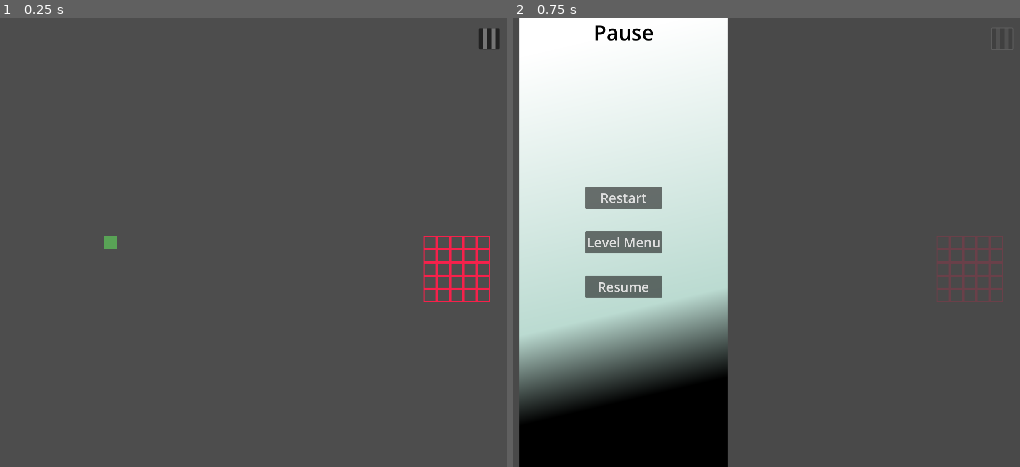
Above: before the commit, frames 1-2 (left to right).
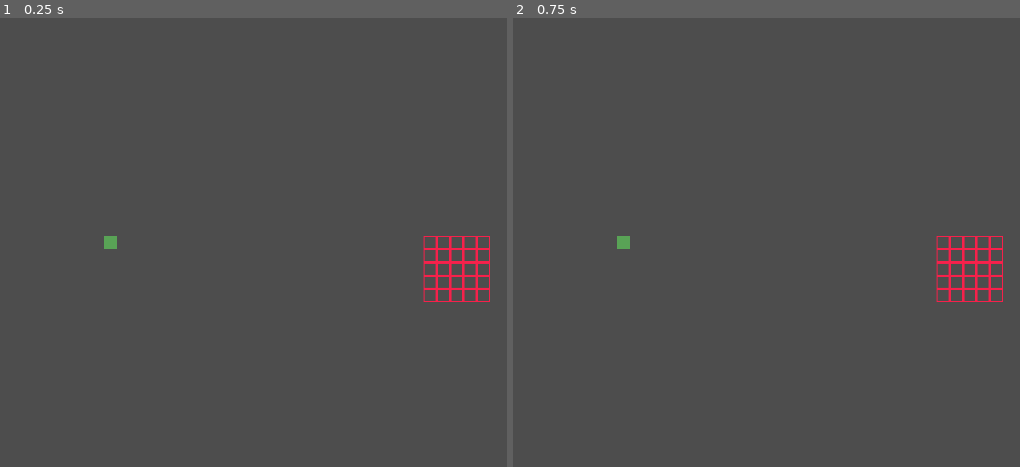
Above: after the commit, the same moments.

Repository: ChubbySquirrel/Perception-is-illusion
Game: Godot game, scene res://Scenes/Entities/player.tscn
Same seed, same stepped clock (60 frames per second), same inputs: the game is played once before the commit and once after it. This scene is started directly instead of the project's main scene. The engine's default icon, where the game draws it, is replaced by a stand-in: a white triangle on a blue panel in a dark square.
Inputs (mouse positions are in pixels of both pictures, inside the frame that each line leads up to):
- Up to frame 1 (0.25 s): no input
- Up to frame 2 (0.75 s): click (999, 40) at 0.52 s

The runs differ from the first frame. In frame 1, 0.2% of the frame differs, in the area x 94-99%, y 2-7%; in frame 2, 40%, in the area x 1-97%, y 0-100%.

Commit message:
Fixed the menus and the stones being clickable with spacebar. Also added a death effect for getting stuck in walls.

Diff:
--- a/Scenes/Entities/player.tscn
+++ b/Scenes/Entities/player.tscn
@@ -1,124 +1,37 @@
-[gd_scene load_steps=8 format=3 uid="uid://dxnwu5mg4clyw"]
+[gd_scene load_steps=5 format=3 uid="uid://dxnwu5mg4clyw"]
 
 [ext_resource type="Script" uid="uid://dml2t80hernuo" path="res://Scripts/Entities/player.gd" id="1_blnjl"]
-[ext_resource type="PackedScene" uid="uid://c7nlgpkgvlnc4" path="res://Scenes/UI/pause_menu.tscn" id="2_nqm6o"]
-[ext_resource type="Script" uid="uid://doduxppvknnbp" path="res://Scripts/UI/player_ui.gd" id="2_qbyki"]
-[ext_resource type="PackedScene" uid="uid://cd12x6je2vf0o" path="res://Scenes/UI/sucess_screen.tscn" id="4_svftf"]
-[ext_resource type="PackedScene" uid="uid://cmc2c5o77x4fu" path="res://Scenes/UI/death_screen.tscn" id="5_a1rq5"]
 [ext_resource type="PackedScene" uid="uid://dcjax1tgha50o" path="res://Scenes/Bracer.tscn" id="6_yqx0t"]
 
 [sub_resource type="RectangleShape2D" id="RectangleShape2D_sh265"]
 size = Vector2(32, 32)
 
-[node name="player" type="CharacterBody2D" node_paths=PackedStringArray("sucess_view", "go", "b") groups=["Player"]]
+[sub_resource type="RectangleShape2D" id="RectangleShape2D_yqx0t"]
+size = Vector2(16, 16)
+
+[node name="player" type="CharacterBody2D" node_paths=PackedStringArray("b") groups=["Player"]]
 z_index = 1
 motion_mode = 1
 script = ExtResource("1_blnjl")
-sucess_view = NodePath("Camera2D/Control/SucessScreen")
-go = NodePath("Camera2D/Control/DeathScreen")
 b = NodePath("Bracer")
 
 [node name="CollisionShape2D" type="CollisionShape2D" parent="."]
-visible = false
 shape = SubResource("RectangleShape2D_sh265")
 
 [node name="Polygon2D" type="Polygon2D" parent="."]
 color = Color(0.352261, 0.641023, 0.341156, 1)
 polygon = PackedVector2Array(-16, -16, 16, -16, 16, 16, -16, 16)
 
+[node name="Area2D" type="Area2D" parent="."]
+
+[node name="CollisionShape2D" type="CollisionShape2D" parent="Area2D"]
+shape = SubResource("RectangleShape2D_yqx0t")
+
 [node name="Camera2D" type="Camera2D" parent="."]
-
-[node name="Control" type="Control" parent="Camera2D" node_paths=PackedStringArray("pause_menu")]
-custom_minimum_size = Vector2(1920, 1080)
-layout_mode = 3
-anchors_preset = 8
-anchor_left = 0.5
-anchor_top = 0.5
-anchor_right = 0.5
-anchor_bottom = 0.5
-offset_left = -960.0
-offset_top = -540.0
-offset_right = 960.0
-offset_bottom = 540.0
-grow_horizontal = 2
-grow_vertical = 2
-mouse_filter = 1
-script = ExtResource("2_qbyki")
-pause_menu = NodePath("PauseMenu")
-
-[node name="MarginContainer" type="MarginContainer" parent="Camera2D/Control"]
-layout_mode = 1
-anchors_preset = 1
-anchor_left = 1.0
-anchor_right = 1.0
-offset_left = -40.0
-offset_bottom = 40.0
-grow_horizontal = 0
-theme_override_constants/margin_left = 25
-theme_override_constants/margin_top = 25
-theme_override_constants/margin_right = 25
-theme_override_constants/margin_bottom = 25
-
-[node name="Panel" type="Panel" parent="Camera2D/Control/MarginContainer"]
-custom_minimum_size = Vector2(50, 50)
-layout_mode = 2
-mouse_filter = 1
-
-[node name="HBoxContainer" type="HBoxContainer" parent="Camera2D/Control/MarginContainer/Panel"]
-layout_mode = 1
-anchors_preset = 15
-anchor_right = 1.0
-anchor_bottom = 1.0
-grow_horizontal = 2
-grow_vertical = 2
-theme_override_constants/separation = 10
-alignment = 1
-
-[node name="Panel" type="Panel" parent="Camera2D/Control/MarginContainer/Panel/HBoxContainer"]
-custom_minimum_size = Vector2(10, 0)
-layout_mode = 2
-mouse_filter = 1
-
-[node name="ColorRect" type="ColorRect" parent="Camera2D/Control/MarginContainer/Panel/HBoxContainer/Panel"]
-layout_mode = 1
-anchors_preset = 15
-anchor_right = 1.0
-anchor_bottom = 1.0
-grow_horizontal = 2
-grow_vertical = 2
-mouse_filter = 1
-
-[node name="Panel2" type="Panel" parent="Camera2D/Control/MarginContainer/Panel/HBoxContainer"]
-custom_minimum_size = Vector2(10, 0)
-layout_mode = 2
-mouse_filter = 1
-
-[node name="ColorRect" type="ColorRect" parent="Camera2D/Control/MarginContainer/Panel/HBoxContainer/Panel2"]
-layout_mode = 1
-anchors_preset = 15
-anchor_right = 1.0
-anchor_bottom = 1.0
-grow_horizontal = 2
-grow_vertical = 2
-mouse_filter = 1
-
-[node name="Button" type="Button" parent="Camera2D/Control/MarginContainer"]
-layout_mode = 2
-
-[node name="PauseMenu" parent="Camera2D/Control" instance=ExtResource("2_nqm6o")]
-visible = false
-layout_mode = 1
-
-[node name="SucessScreen" parent="Camera2D/Control" instance=ExtResource("4_svftf")]
-visible = false
-layout_mode = 1
-
-[node name="DeathScreen" parent="Camera2D/Control" instance=ExtResource("5_a1rq5")]
-visible = false
-layout_mode = 1
 
 [node name="Bracer" parent="." node_paths=PackedStringArray("player") instance=ExtResource("6_yqx0t")]
 position = Vector2(384, 0)
 player = NodePath("..")
 
-[connection signal="button_down" from="Camera2D/Control/MarginContainer/Button" to="Camera2D/Control" method="show_pause_menu"]
+[connection signal="body_entered" from="Area2D" to="." method="_on_area_2d_body_entered"]
+[connection signal="body_exited" from="Area2D" to="." method="_on_area_2d_body_exited"]
--- a/Scenes/Level_Generation/level_handler.tscn
+++ b/Scenes/Level_Generation/level_handler.tscn
@@ -1,19 +1,122 @@
-[gd_scene load_steps=4 format=3 uid="uid://dw035tk2q5axt"]
+[gd_scene load_steps=9 format=3 uid="uid://dw035tk2q5axt"]
 
 [ext_resource type="Script" uid="uid://c2g5xm8k8e0vc" path="res://Scripts/Level_Generation/level_handler.gd" id="1_xogbl"]
 [ext_resource type="Script" uid="uid://botoni6s141qf" path="res://Scripts/Level_Generation/grid.gd" id="2_ws83c"]
 [ext_resource type="Script" uid="uid://dvluiguns7rd8" path="res://stone_group_manager.gd" id="3_ws83c"]
+[ext_resource type="Script" uid="uid://doduxppvknnbp" path="res://Scripts/UI/player_ui.gd" id="4_7n7ud"]
+[ext_resource type="PackedScene" uid="uid://cd12x6je2vf0o" path="res://Scenes/UI/sucess_screen.tscn" id="5_x4mtp"]
+[ext_resource type="PackedScene" uid="uid://cmc2c5o77x4fu" path="res://Scenes/UI/death_screen.tscn" id="6_4q8bl"]
+[ext_resource type="PackedScene" uid="uid://osm34xkrkas8" path="res://Scenes/UI/main_menu.tscn" id="6_x4mtp"]
+[ext_resource type="PackedScene" uid="uid://c7nlgpkgvlnc4" path="res://Scenes/UI/pause_menu.tscn" id="7_n4a7i"]
 
-[node name="level_handler" type="Node" node_paths=PackedStringArray("grid", "stone_manager")]
+[node name="level_handler" type="Node" node_paths=PackedStringArray("grid", "stone_manager", "success_screen", "death_screen")]
 script = ExtResource("1_xogbl")
 grid = NodePath("Grid")
 stone_manager = NodePath("StoneGroupManager")
+success_screen = NodePath("CanvasLayer/Control/SucessScreen")
+death_screen = NodePath("CanvasLayer/Control/DeathScreen")
 
-[node name="Grid" type="Node" parent="."]
+[node name="Grid" type="Node" parent="." node_paths=PackedStringArray("level_handler")]
 script = ExtResource("2_ws83c")
+level_handler = NodePath("..")
 
 [node name="StoneGroupManager" type="Node" parent="."]
 script = ExtResource("3_ws83c")
 metadata/_custom_type_script = "uid://dvluiguns7rd8"
 
+[node name="CanvasLayer" type="CanvasLayer" parent="."]
+
+[node name="Control" type="Control" parent="CanvasLayer" node_paths=PackedStringArray("pause_menu")]
+custom_minimum_size = Vector2(1920, 1080)
+layout_mode = 3
+anchors_preset = 8
+anchor_left = 0.5
+anchor_top = 0.5
+anchor_right = 0.5
+anchor_bottom = 0.5
+offset_left = -960.0
+offset_top = -540.0
+offset_right = 960.0
+offset_bottom = 540.0
+grow_horizontal = 2
+grow_vertical = 2
+mouse_filter = 2
+script = ExtResource("4_7n7ud")
+pause_menu = NodePath("PauseMenu")
+
+[node name="MarginContainer" type="MarginContainer" parent="CanvasLayer/Control"]
+layout_mode = 1
+anchors_preset = 1
+anchor_left = 1.0
+anchor_right = 1.0
+offset_left = -40.0
+offset_bottom = 40.0
+grow_horizontal = 0
+theme_override_constants/margin_left = 25
+theme_override_constants/margin_top = 25
+theme_override_constants/margin_right = 25
+theme_override_constants/margin_bottom = 25
+
+[node name="Panel" type="Panel" parent="CanvasLayer/Control/MarginContainer"]
+custom_minimum_size = Vector2(50, 50)
+layout_mode = 2
+mouse_filter = 1
+
+[node name="HBoxContainer" type="HBoxContainer" parent="CanvasLayer/Control/MarginContainer/Panel"]
+layout_mode = 1
+anchors_preset = 15
+anchor_right = 1.0
+anchor_bottom = 1.0
+grow_horizontal = 2
+grow_vertical = 2
+theme_override_constants/separation = 10
+alignment = 1
+
+[node name="Panel" type="Panel" parent="CanvasLayer/Control/MarginContainer/Panel/HBoxContainer"]
+custom_minimum_size = Vector2(10, 0)
+layout_mode = 2
+mouse_filter = 1
+
+[node name="ColorRect" type="ColorRect" parent="CanvasLayer/Control/MarginContainer/Panel/HBoxContainer/Panel"]
+layout_mode = 1
+anchors_preset = 15
+anchor_right = 1.0
+anchor_bottom = 1.0
+grow_horizontal = 2
+grow_vertical = 2
+mouse_filter = 1
+
+[node name="Panel2" type="Panel" parent="CanvasLayer/Control/MarginContainer/Panel/HBoxContainer"]
+custom_minimum_size = Vector2(10, 0)
+layout_mode = 2
+mouse_filter = 1
+
+[node name="ColorRect" type="ColorRect" parent="CanvasLayer/Control/MarginContainer/Panel/HBoxContainer/Panel2"]
+layout_mode = 1
+anchors_preset = 15
+anchor_right = 1.0
+anchor_bottom = 1.0
+grow_horizontal = 2
+grow_vertical = 2
+mouse_filter = 1
+
+[node name="Button" type="Button" parent="CanvasLayer/Control/MarginContainer"]
+layout_mode = 2
+
+[node name="SucessScreen" parent="CanvasLayer/Control" instance=ExtResource("5_x4mtp")]
+visible = false
+layout_mode = 1
+main_menu = ExtResource("6_x4mtp")
+
+[node name="DeathScreen" parent="CanvasLayer/Control" instance=ExtResource("6_4q8bl")]
+visible = false
+layout_mode = 1
+main_menu = ExtResource("6_x4mtp")
+
+[node name="PauseMenu" parent="CanvasLayer/Control" instance=ExtResource("7_n4a7i")]
+visible = false
+layout_mode = 1
+main_menu = ExtResource("6_x4mtp")
+
 [connection signal="player_reached_goal" from="Grid" to="." method="_on_grid_player_reached_goal"]
+[connection signal="button_down" from="CanvasLayer/Control/MarginContainer/Button" to="CanvasLayer/Control" method="show_pause_menu"]
--- a/Scenes/Stone.tscn
+++ b/Scenes/Stone.tscn
@@ -33,6 +33,7 @@
 offset_top = -15.0
 offset_right = 15.0
 offset_bottom = 15.0
+focus_mode = 0
 theme_override_colors/icon_disabled_color = Color(0, 0, 0, 0)
 theme_override_colors/icon_hover_pressed_color = Color(0, 0, 0, 0)
 theme_override_colors/icon_hover_color = Color(0, 0, 0, 0)
@@ -50,6 +51,7 @@
 theme_override_styles/pressed = SubResource("StyleBoxEmpty_mokkv")
 theme_override_styles/normal_mirrored = SubResource("StyleBoxEmpty_my2ym")
 theme_override_styles/normal = SubResource("StyleBoxEmpty_gmj56")
+action_mode = 0
 button_mask = 3
 flat = true
 
--- a/Scenes/UI/pause_menu.tscn
+++ b/Scenes/UI/pause_menu.tscn
@@ -23,7 +23,7 @@
 anchor_bottom = 1.0
 grow_horizontal = 2
 grow_vertical = 2
-mouse_filter = 1
+mouse_filter = 2
 script = ExtResource("1_8rf44")
 
 [node name="ColorRect" type="ColorRect" parent="."]
@@ -33,7 +33,7 @@
 anchor_bottom = 1.0
 grow_horizontal = 2
 grow_vertical = 2
-mouse_filter = 1
+mouse_filter = 2
 color = Color(0.282407, 0.282407, 0.282407, 0.803922)
 
 [node name="TextureRect" type="TextureRect" parent="."]
@@ -47,6 +47,7 @@
 offset_right = 250.0
 grow_horizontal = 2
 grow_vertical = 2
+mouse_filter = 2
 texture = SubResource("GradientTexture2D_y0ggs")
 
 [node name="RichTextLabel" type="RichTextLabel" parent="TextureRect"]
@@ -59,7 +60,7 @@
 offset_right = 50.0
 offset_bottom = 23.0
 grow_horizontal = 2
-mouse_filter = 1
+mouse_filter = 2
 theme_override_font_sizes/normal_font_size = 50
 bbcode_enabled = true
 text = "[color=#000000]Pause[/color]"
@@ -76,6 +77,7 @@
 anchor_bottom = 1.0
 grow_horizontal = 2
 grow_vertical = 2
+mouse_filter = 2
 alignment = 1
 
 [node name="MarginContainer" type="MarginContainer" parent="VBoxContainer"]
@@ -89,6 +91,7 @@
 
 [node name="MarginContainer2" type="MarginContainer" parent="VBoxContainer"]
 layout_mode = 2
+mouse_filter = 2
 theme = ExtResource("2_r2i2h")
 
 [node name="level_menu" type="Button" parent="VBoxContainer/MarginContainer2"]
@@ -98,6 +101,7 @@
 
 [node name="MarginContainer3" type="MarginContainer" parent="VBoxContainer"]
 layout_mode = 2
+mouse_filter = 2
 theme = ExtResource("2_r2i2h")
 
 [node name="Resume" type="Button" parent="VBoxContainer/MarginContainer3"]
--- a/Scripts/Entities/player.gd
+++ b/Scripts/Entities/player.gd
@@ -3,10 +3,6 @@
 extends CharacterBody2D
 
 @export var speed : float = 100
-
-@export var sucess_view : Control
-
-@export var go : Control
 
 @export var b : Bracer
 
@@ -14,7 +10,17 @@
 
 var grid : Grid
 
-func _process(_delta: float) -> void:
+var bodies_intersecting : Dictionary[Node2D,bool] = {}
+
+var countdown = false
+
+var t : float = 0
+
+var suffocation_time : float = 2
+
+signal player_died
+
+func _process(delta: float) -> void:
 	if disabled:
 		return
 
@@ -29,15 +35,16 @@
 		direction += Vector2.RIGHT
 	velocity = direction*speed
 	move_and_slide()
+	if countdown:
+		t += delta
+		if t >= suffocation_time:
+			kill()
+
 
 func kill()->void:
 	Engine.time_scale = 0
 	disabled = true
-	go.visible = true
-
-func show_success_screen()->void:
-	Engine.time_scale = 0
-	sucess_view.visible = true
+	player_died.emit()
 
 func make_stones(stones : Array[String])-> void:
 	for stone in stones:
@@ -54,3 +61,17 @@
 
 func stone_rotate(g : String, dir : Vector2) -> void:
 	grid.stone_manager.stone_rotate(g,dir)
+
+
+func _on_area_2d_body_entered(body: Node2D) -> void:
+	if body != self:
+		bodies_intersecting.set(body,true)
+		countdown = true
+
+
+func _on_area_2d_body_exited(body: Node2D) -> void:
+	if bodies_intersecting.has(body):
+		bodies_intersecting.erase(body)
+		if bodies_intersecting.size() == 0:
+			t = 0
+			countdown = false
--- a/Scripts/Level_Generation/grid.gd
+++ b/Scripts/Level_Generation/grid.gd
@@ -1,6 +1,8 @@
 class_name Grid
 
 extends Node
+
+@export var level_handler : LevelHandler
 
 var player_scene = preload("res://Scenes/Entities/player.tscn")
 
@@ -69,6 +71,7 @@
 		player.grid = self
 		player.position = Vector2(j*tile_size,i*tile_size)
 		found_start = true
+		player.player_died.connect(level_handler.on_player_death)
 	if "stone" in tile_data and tile_data.type == "p":
 		make_stone(tile_data.stone,i,j)
 	if "enemy" in tile_data:
--- a/Scripts/Level_Generation/level_handler.gd
+++ b/Scripts/Level_Generation/level_handler.gd
@@ -1,8 +1,14 @@
+class_name LevelHandler
+
 extends Node
 
 @export var grid : Grid
 
 @export var stone_manager : StoneGroupManager
+
+@export var success_screen : Control
+
+@export var death_screen : Control
 
 func _ready() -> void:
 	stone_manager.grid = grid
@@ -12,4 +18,11 @@
 
 
 func _on_grid_player_reached_goal() -> void:
-	grid.player.show_success_screen()
+	grid.player.disabled = true
+	Engine.time_scale = 0
+	success_screen.visible = true
+
+func on_player_death() -> void:
+	grid.player.disabled = true
+	Engine.time_scale = 0
+	death_screen.visible = true
--- a/stone_group.gd
+++ b/stone_group.gd
@@ -162,6 +162,9 @@
 				movement_in_progress = false
 		else:
 			if shrink_in_progress and not rotation_in_progress:
+				if walls.size() == 1:
+					shrink_in_progress = false
+					rotation_in_progress = true
 				for wall : StoneWall in walls:
 					if wall == pivot:
 						continue
@@ -182,6 +185,8 @@
 					t = 0
 					enable_child_colliders()
 			if not rotation_in_progress and not shrink_in_progress:
+				if walls.size() == 1:
+					movement_in_progress = false
 				for wall : StoneWall in walls:
 					if wall == pivot:
 						continue
